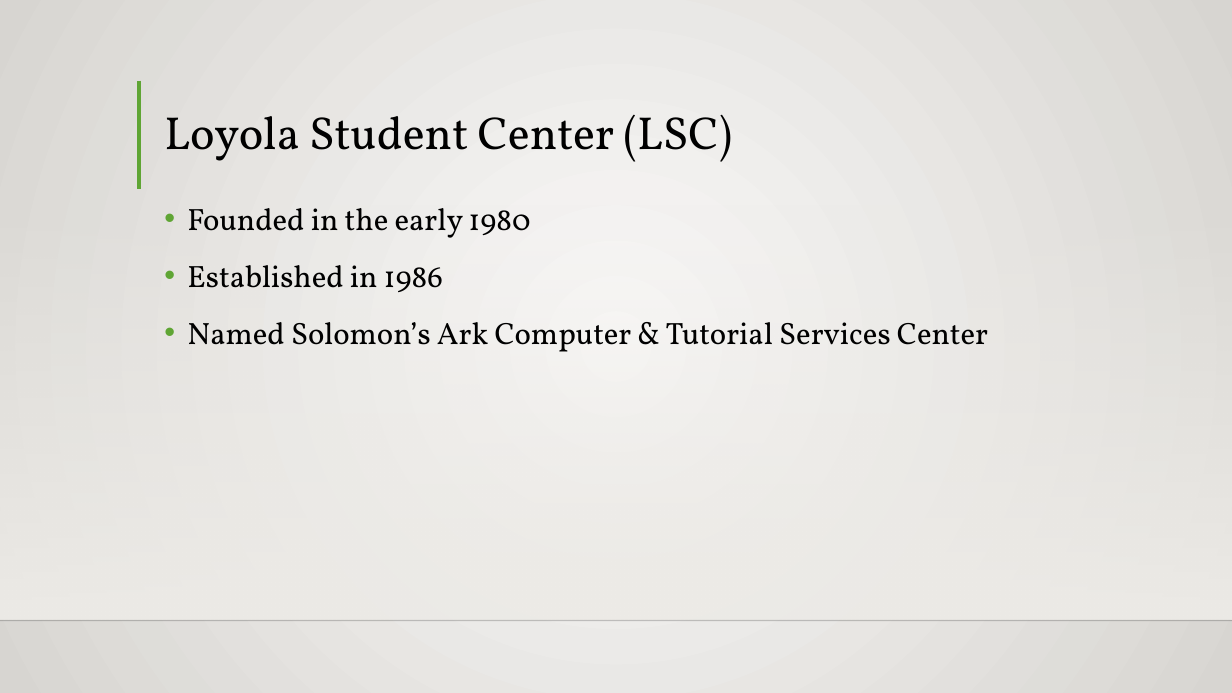
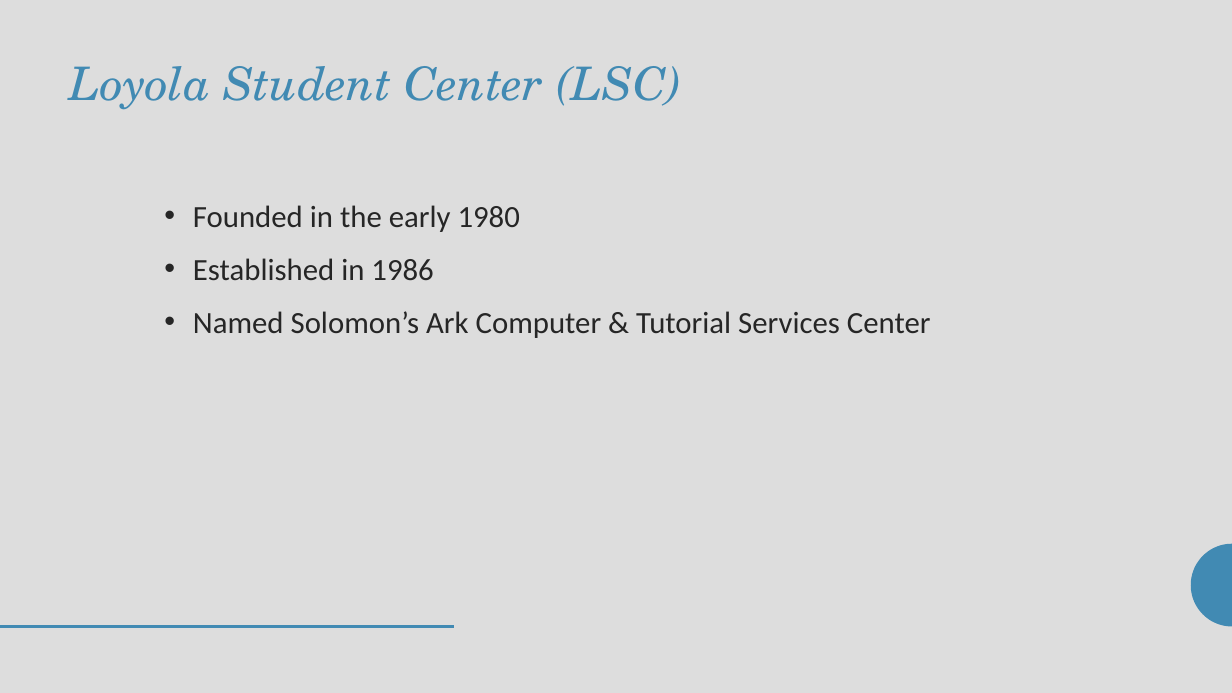
Before and after one commit to seans888/Project---LSC-2, a slide deck: slide 2 of Documentation/MCSPROJ/LSC-LMS PPT.pptx. Drawn at 1232x693 pixels with LibreOffice and Linux fonts; fonts in the diff are those of the drawing; background and template pictures are left out. Boxes give left, top, right and bottom in pixels: in the first picture for what was removed or moved away, otherwise in the second. Text is boxed around its words. In the diff, an @@ line names an element or a change of style, - is before the commit and + after.

```diff
--- a/Documentation/MCSPROJ/LSC-LMS PPT.pptx
+++ b/Documentation/MCSPROJ/LSC-LMS PPT.pptx
@@ background gradient #FAFAF9 to #D7D5D2 to #DDDDDD @@
@@ title "Loyola Student Center (LSC)": place and size @@
-title "Loyola Student Center (LSC)" at <box>164,115,732,162</box>
+title "Loyola Student Center (LSC)" at <box>70,66,682,110</box>
@@ title "Loyola Student Center (LSC)" at <box>70,66,682,110</box>: font Vollkorn to TeX Gyre Schola, text colour #000000 to #418AB3, italic on; alignment left to right; vertical alignment bottom to top @@
@@ line removed from (139, 80) to (139, 189) @@
@@ rectangle removed at <box>0,203,1232,619</box> @@
@@ text "Founded in the early 1980" at <box>193,205,931,338</box>: font Vollkorn to Calibri, text colour #000000 to #262626; indent changed; line spacing 1.2 to 1.12; less space between paragraphs @@
@@ freeform shape added at <box>1191,543,1232,627</box>, fill #418AB3 @@
@@ line removed from (0, 621) to (1232, 621) @@
@@ line added from (0, 627) to (455, 627), #418AB3 2 pt @@
```
Also in this commit, not shown: 14 other slides changed, 6 slides added, 1 slide removed.
